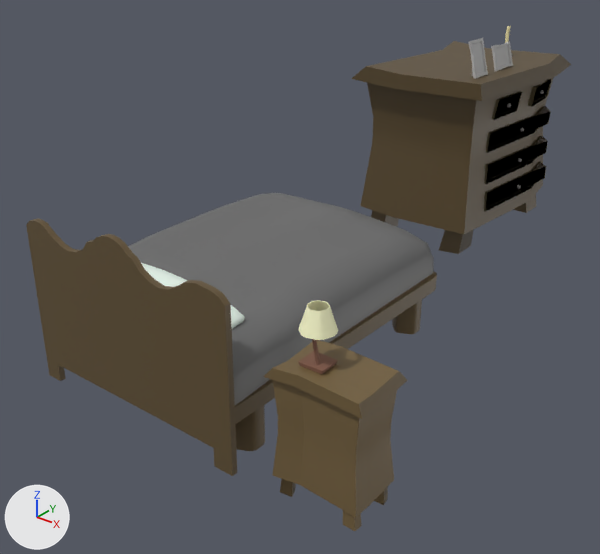
The FBX model Assets/3D/PropsHabitacion.fbx, before and after one commit.
Rendered twice from a 50 mm camera at (3.09, -6.09, 2.2) aimed at (-0.09, -2.12, -0.27). The axes (+X, +Y, +Z) are drawn at lower left. The lights are the same throughout. Where no turn or scale is listed for an object, it has been applied to the vertices.

The older version as bpy lines, for what is in view:
```python
ob_cama = bpy.data.objects.new('Cama', me_mesh)
ob_cama.location = (0.0, -2.699, 0.023)
ob_comoda = bpy.data.objects.new('Comoda', me_mesh_001)
ob_comoda.location = (-0.101, 0.095, 0.154)
ob_lampara = bpy.data.objects.new('Lampara', me_mesh_006)
ob_lampara.location = (1.129, -3.509, 0.334)
ob_mesita = bpy.data.objects.new('Mesita', me_mesh_004)
ob_mesita.location = (1.23, -3.505, -0.161)
```
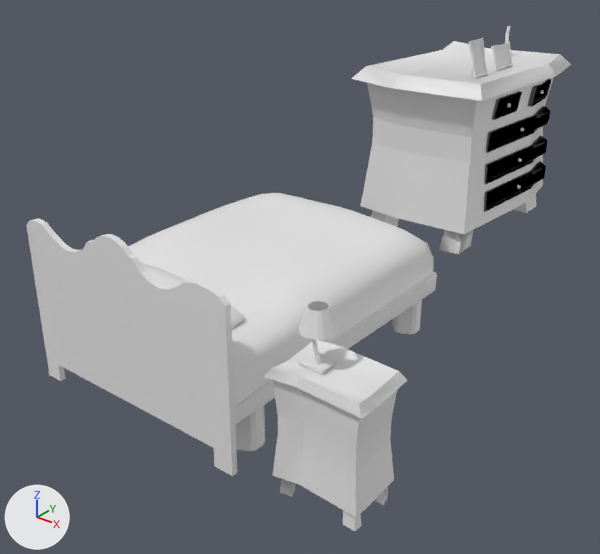
The newer file is also turned or shifted as a whole; pictures and numbers use the older file's frame.

Edits to the bpy script that builds the scene:
```text
Add mat_propsmadera:
    mat_propsmadera = principled_material('PropsMadera')
    mat_propsmadera.base_color = (0.8, 0.8, 0.8)  # white #e7e7e7
Change me_mesh:
    where me_mesh.from_pydata(...)  # 807 vertices, 746 faces; spans x -0.75..0.75, y -1.01..1.01, z -0.55..0.55
    used by ob_cama; location = (0.0, -2.699, 0.023)
    me_mesh part 7: all 174 faces that had it switch from mat_almofada_mtrl (white #f0fff5) to mat_propsmadera (white #e7e7e7)
    me_mesh part 8: all 352 faces that had it switch from mat_somier_mtrl (brown #615032) to mat_propsmadera (white #e7e7e7)
    me_mesh part 9: all 220 faces that had it switch from mat_cama_mtrl (dark grey #6a6a6a) to mat_propsmadera (white #e7e7e7)
Change me_mesh_004:
    where me_mesh_004.from_pydata(...)  # 174 vertices, 149 faces; spans x -0.27..0.27, y -0.2..0.2, z -0.358..0.358
    used by ob_mesita; location = (1.23, -3.505, -0.161)
    remove me_mesh_004.materials.append(mat_caixon_mtrl)  # beige #a6946d
    remove me_mesh_004.materials.append(mat_pomo_mtrl)  # grey #75706d
    me_mesh_004 part 4: all 68 faces that had it switch from mat_mesita_mtrl (brown #735f3d) to mat_propsmadera (white #e7e7e7)
Change me_mesh_001:
    where me_mesh_001.from_pydata(...)  # 316 vertices, 274 faces; spans x -0.61..0.61, y -0.81..0.81, z -0.68..0.68
    used by ob_comoda; location = (-0.101, 0.095, 0.154)
    me_mesh_001 part 1: 120 faces spanning x 0.47..0.54, y -0.27..0.31, z -0.31..0.47 switch from mat_pomo_mtrl (grey #75706d) to mat_propsmadera (white #e7e7e7)
    me_mesh_001 part 2: 86 faces spanning x 0.42..0.55, y -0.44..0.57, z -0.37..0.52 switch from mat_caixon_mtrl (beige #a6946d) to mat_propsmadera (white #e7e7e7)
    me_mesh_001 part 3: 68 faces spanning x -0.61..0.61, y -0.81..0.81, z -0.68..0.68 switch from mat_comoda_mtrl (brown #5a4a2e) to mat_propsmadera (white #e7e7e7)
Change me_mesh_006:
    where me_mesh_006.from_pydata(...)  # 157 vertices, 147 faces; spans x -0.088..0.088, y -0.09..0.09, z -0.152..0.152
    used by ob_lampara; location = (1.129, -3.509, 0.334)
    me_mesh_006 part 5: all 52 faces that had it switch from mat_pantalla_mtrl (beige #ffffd1) to mat_propsmadera (white #e7e7e7)
    me_mesh_006 part 6: all 95 faces that had it switch from mat_lampara_mtrl (brown #7e5746) to mat_propsmadera (white #e7e7e7)
```

What differs and where, as boxes (x1, y1, x2, y2) in the pictures (600 x 554 px):
part 1 of me_mesh_001, recoloured
    both: (507, 90, 544, 189)
part 2 of me_mesh_001, recoloured
    both: (484, 79, 551, 212)
part 3 of me_mesh_001, recoloured (brown to grey)
    both: (351, 41, 571, 254)
part 4 of me_mesh_004, recoloured (brown to grey)
    both: (264, 340, 407, 531)
part 5 of me_mesh_006, recoloured (beige to grey)
    both: (298, 300, 338, 340)
part 6 of me_mesh_006, recoloured (brown to white)
    both: (298, 339, 338, 374)
part 7 of me_mesh, recoloured
    both: (141, 263, 245, 329)
part 8 of me_mesh, recoloured (brown to grey)
    both: (26, 219, 437, 476)
part 9 of me_mesh, recoloured (grey to white)
    both: (128, 193, 434, 405)
